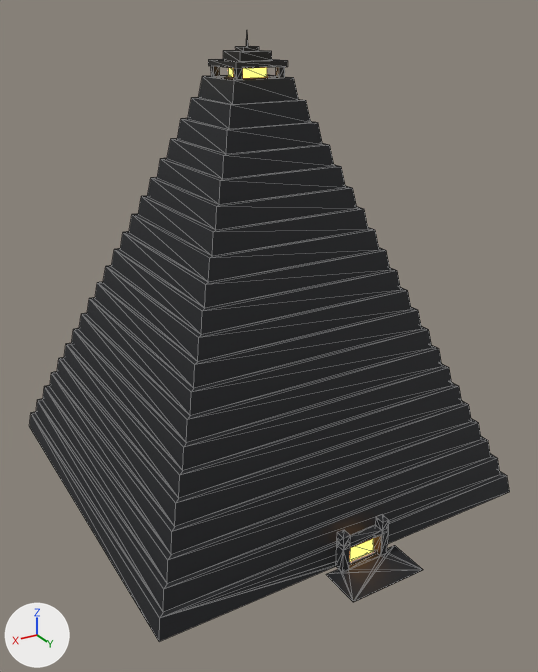
Two versions of the glTF model public/models/landmarks/wallace-low.glb, one commit apart.
One viewpoint serves both versions: a 50 mm lens placed at (2869.0, 5091.0, 3707.0), pointed at (43.0, 381.0, 1351.0). The lights are fixed; the arrows at lower left show +X, +Y and +Z. The first picture is the older version. Mesh edges are drawn as thin lines. Where no turn or scale is listed for an object, it has been applied to the vertices. Vertices at exactly the same position are counted once.
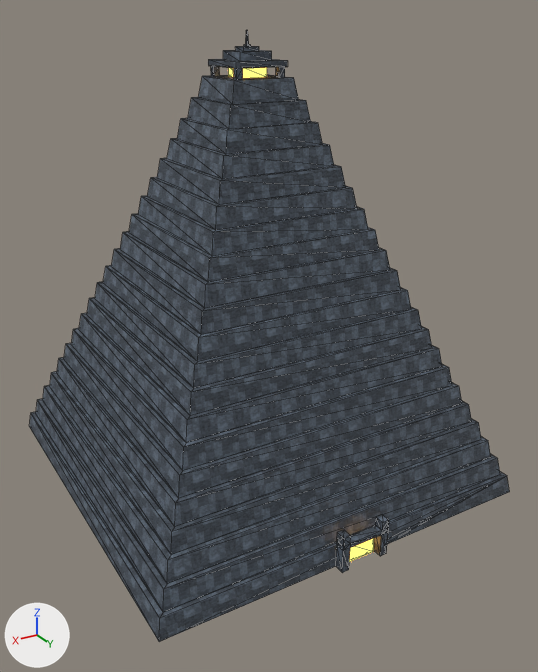
Where the newer file only moved an object's origin or applied its transform, the numbers keep the older frame.

What changed in the scene script:
```text
Add img_wallace_albedo_256:
    img_wallace_albedo_256 = load_image('wallace-albedo-256', '_unpacked/wallace-albedo-256', 256, 256, 'sRGB')
Add img_wallace_rough_256:
    img_wallace_rough_256 = load_image('wallace-rough-256', '_unpacked/wallace-rough-256', 256, 256, 'Non-Color')
Add img_wallace_normal_256:
    img_wallace_normal_256 = load_image('wallace-normal-256', '_unpacked/wallace-normal-256', 256, 256, 'Non-Color')
Change mat_body:
    remove # uses the picture img_concrete_albedo_256
    remove # uses the picture img_concrete_normal_256
    remove # uses the picture img_concrete_rough_256
    uses the picture img_wallace_albedo_256
    uses the picture img_wallace_normal_256
    uses the picture img_wallace_rough_256
Change me_mesh_0:
    used by ob_mesh_0; location = (-1600.0, 1960.0, 0.0)
    remove me_mesh_0.from_pydata(...)  # 298 vertices, 612 faces; spans x 0.0..3200.0, y -3560.0..0.0, z 0.0..3610.0
    add me_mesh_0.from_pydata(...)  # 286 vertices, 584 faces; spans x 0.0..3200.0, y -3560.0..-280.0, z 0.0..3610.0
    me_mesh_0 part 1
    20 vertices are removed from x 1283.0..1917.0, y -320.0..0.0, z 0.0..3.0
    89 faces are deleted
    45 new faces join them
    me_mesh_0 part 2
    4 vertices are removed from x 1599.0..1601.0, y -1962.0..-1958.0, z 3610.0
    10 faces are deleted
    4 vertices move from x 1594.0..1606.0, y -1966.0..-1954.0, z 3500.0 to x 1582.0..1618.0, y -1978.0..-1942.0, z 3500.0
    12 vertices are added at x 1582.0..1618.0, y -1978.0..-1942.0, z 3512.0..3610.0
    26 new faces join them
    me_mesh_0 part 3: 513 kept faces spanning x 0.0..3200.0, y -3560.0..-280.0, z 0.0..3500.0 get new vertex colours; the middle colour goes from dark grey #4b4b4d to white #eef1f2
```

What differs and where, as boxes (x1, y1, x2, y2) in the pictures (538 x 672 px):
'Mesh_0', surface changed, reshaped: before (29, 33, 509, 642); after (29, 30, 509, 642)
part 1 of me_mesh_0, cut back: (159, 476, 509, 642) in both
part 2 of me_mesh_0, reshaped: before (238, 33, 258, 47); after (238, 30, 258, 47)
part 3 of me_mesh_0, recoloured: (29, 46, 507, 641) in both
